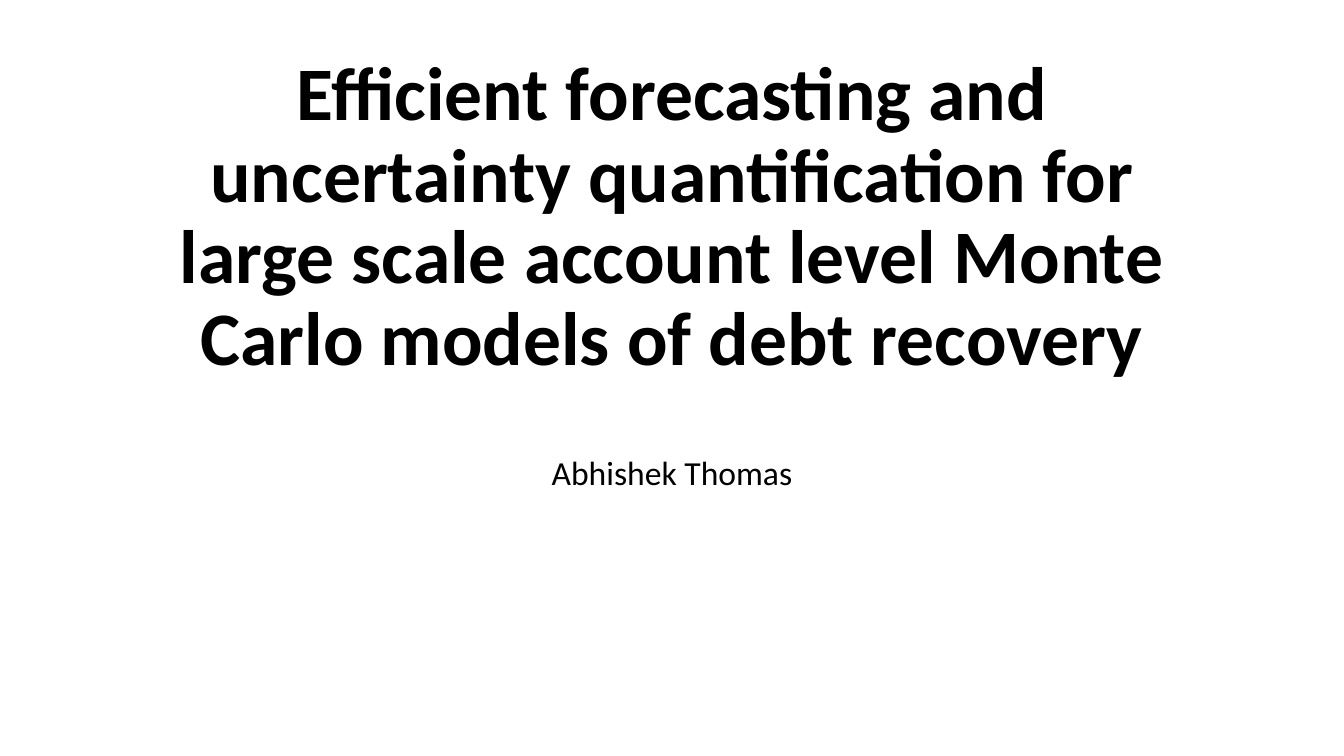
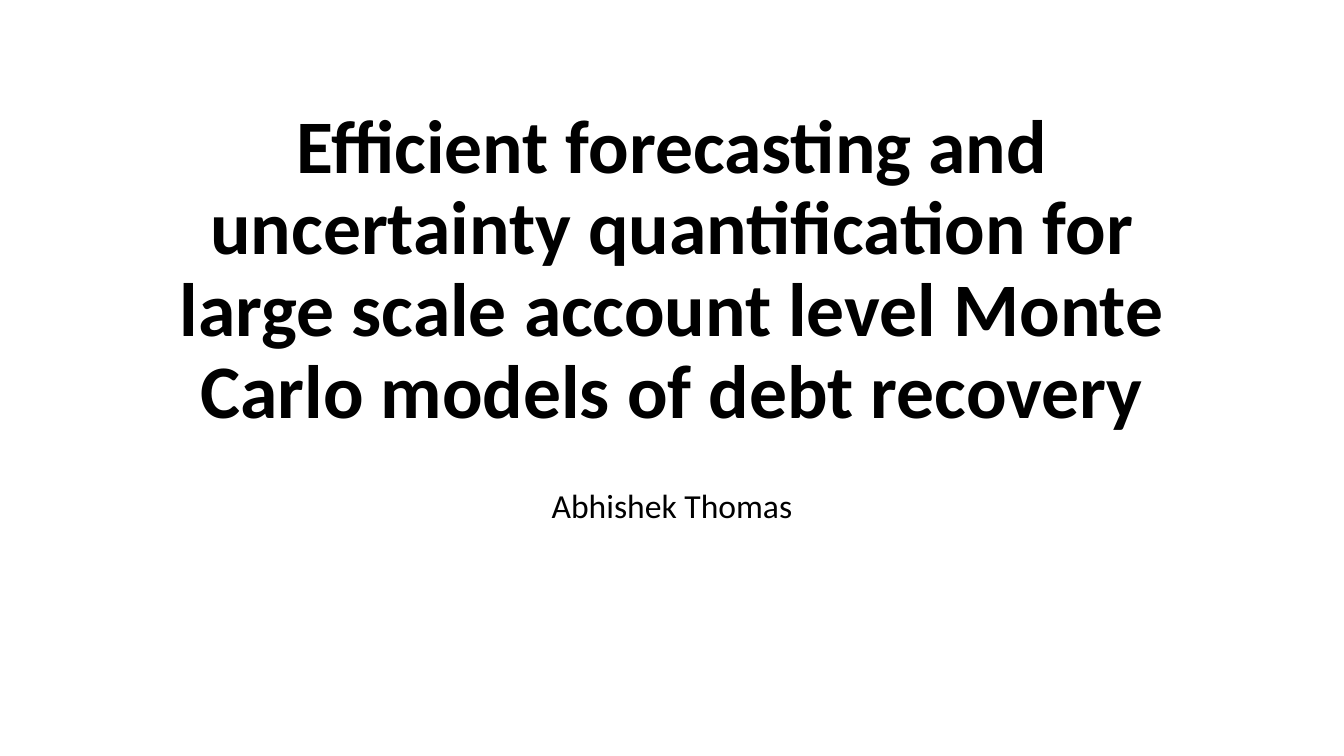
Before and after one commit to dcrey7/Interview-hackathons-assignment, a slide deck: slide 1 of Efficient forecasting and uncertainty quantification for large scale.pptx. Drawn at 1344x756 pixels with LibreOffice and Linux fonts; fonts in the diff are those of the drawing. Boxes give left, top, right and bottom in pixels: in the first picture for what was removed or moved away, otherwise in the second. Text is boxed around its words. In the diff, an @@ line names an element or a change of style, - is before the commit and + after.

```diff
--- a/Efficient forecasting and uncertainty quantification for large scale.pptx
+++ b/Efficient forecasting and uncertainty quantification for large scale.pptx
@@ title "Efficient forecasting and uncertainty quantification ...": place and size @@
-title "Efficient forecasting and uncertainty quantification ..." at [180,67,1163,377]
+title "Efficient forecasting and uncertainty quantification ..." at [180,120,1163,430]
@@ subtitle "Abhishek Thomas": place and size @@
-subtitle "Abhishek Thomas" at [552,461,792,486]
+subtitle "Abhishek Thomas" at [552,494,792,519]
```
Also in this commit, not shown: 1 other slide changed, 12 slides added, 3 slides removed.
